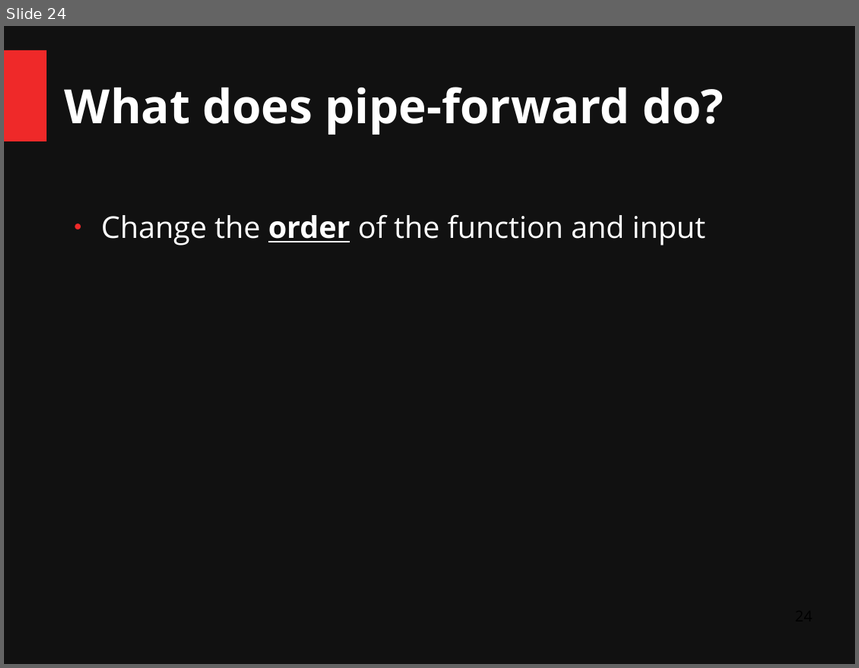
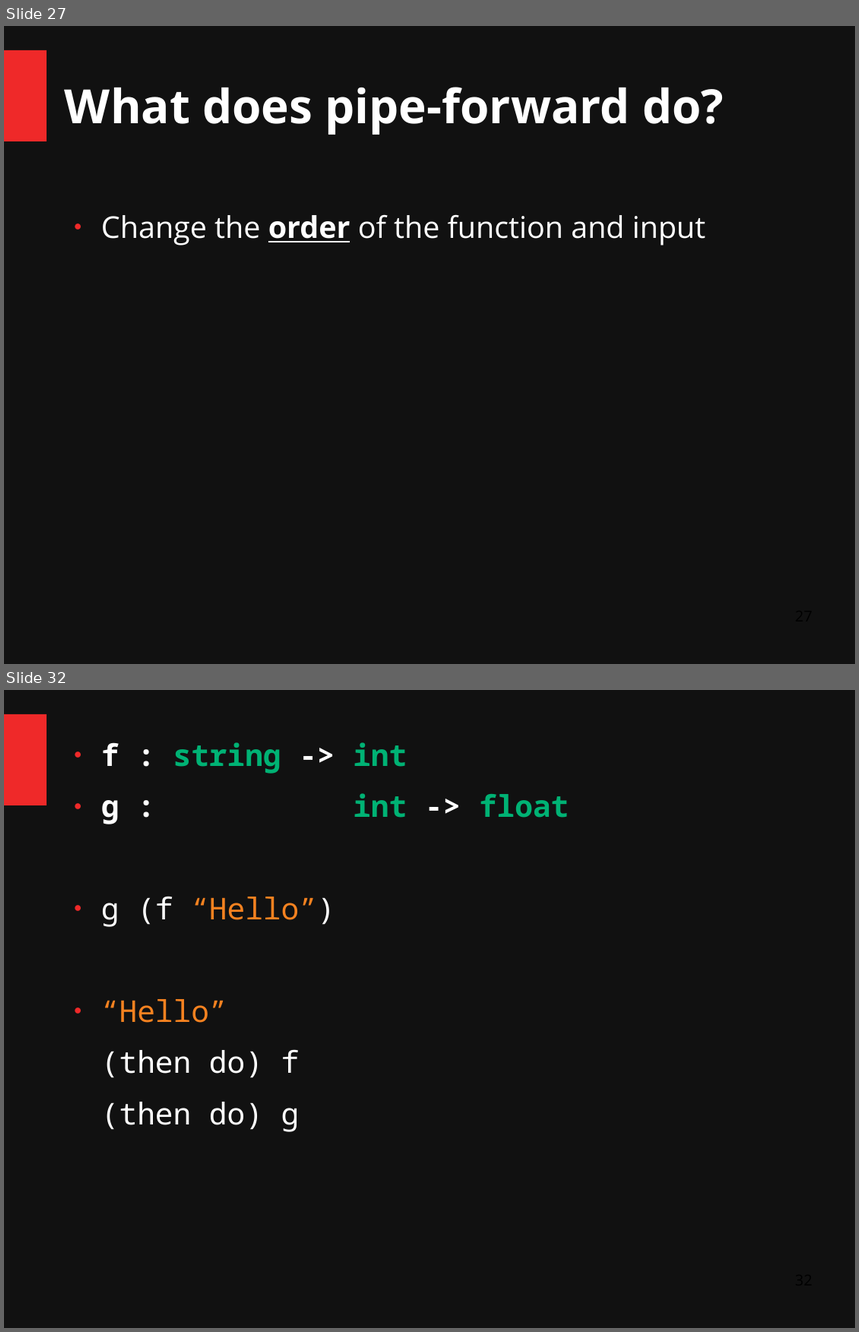
Before and after one commit to ChangHaiBin/FSharpPowerPoint, a slide deck: FSharp Talk Dark.odp. Shown one above the other, each under a label of ours: slide 24 before the commit, slides 27 and 32 after it; the slides between them are not shown. The pictures are 859x668 and 859x1332 pixels, drawn with LibreOffice and Linux fonts; fonts in the diff are those of the drawing. Boxes give left, top, right and bottom in pixels: in the first picture for what was removed or moved away, otherwise in the second. Text is boxed around its words. In the diff, an @@ line names an element or a change of style, - is before the commit and + after.

```diff
--- a/FSharp Talk Dark.odp
+++ b/FSharp Talk Dark.odp
@@ slide 32 added at box(4, 690, 855, 1328), background #111111; not listed: 1 template element that a slide beside it also shows @@
@@ text added at box(101, 742, 407, 1132), 28 pt, text #FFFFFF @@
+● f : string -> int
+● g : int -> float
+● g (f “Hello”)
+● “Hello”
+(then do) f
+(then do) g
@@ what was slide 24 is now slide 27 @@
```
Also in this commit, not shown: 4 slides changed, 19 other slides added, 6 slides removed, 2 other files.
